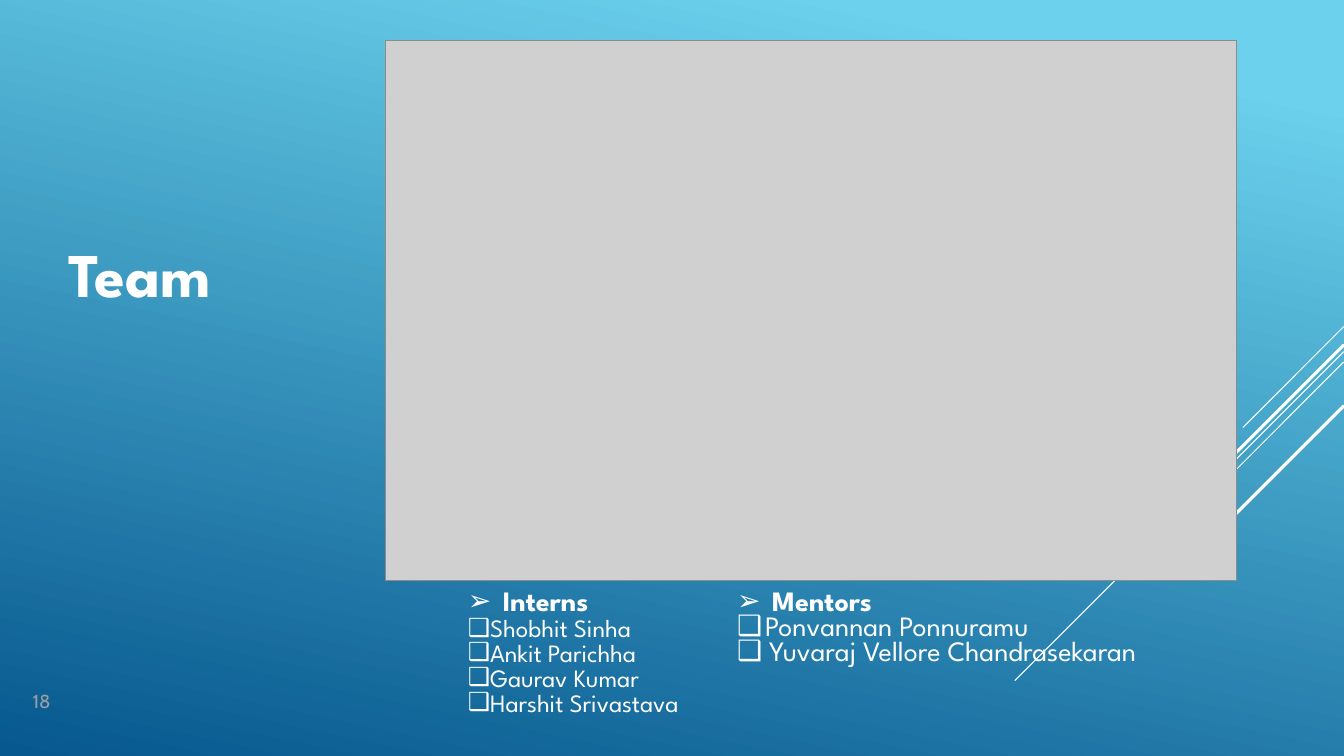
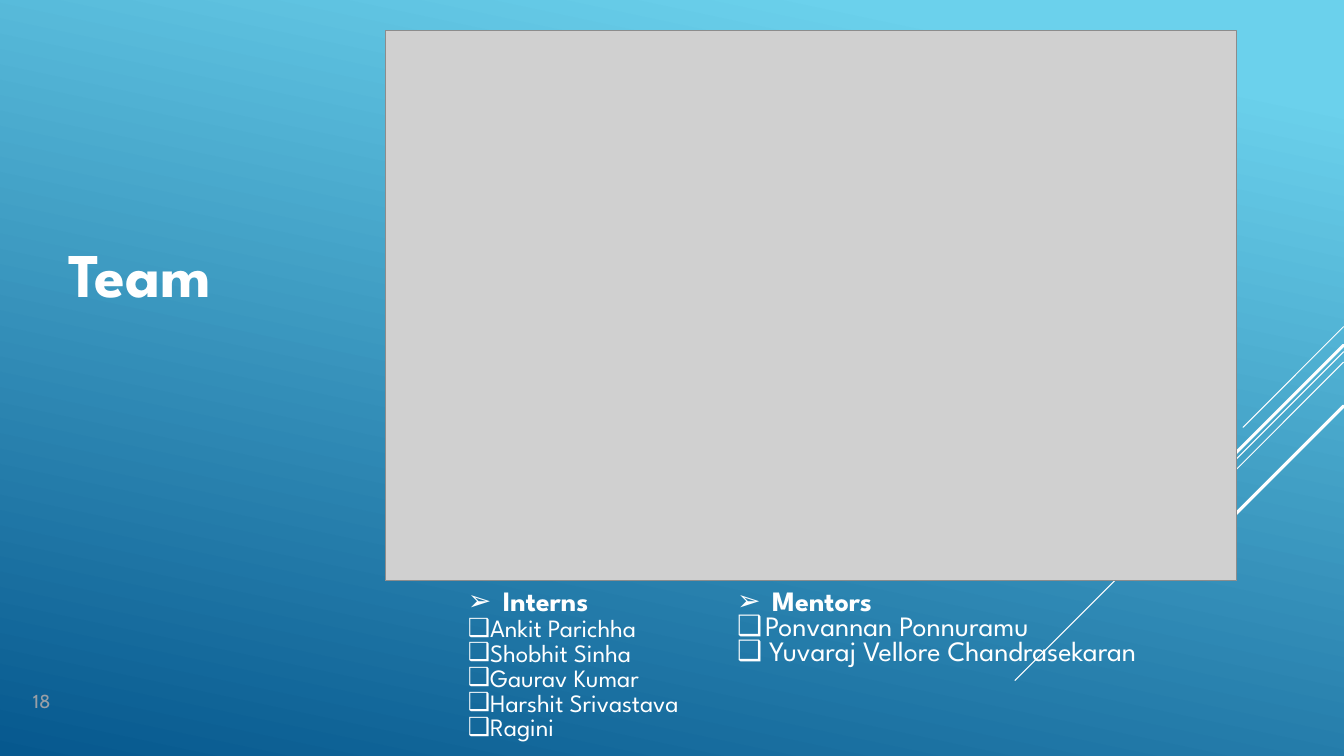
Before and after one commit to ankitparichha/NEWR, a slide deck: slide 19 of NEWPPT.pptx. Drawn at 1344x756 pixels with LibreOffice and Linux fonts; fonts in the diff are those of the drawing; grey boxes stand for pictures. Boxes give left, top, right and bottom in pixels: in the first picture for what was removed or moved away, otherwise in the second. Text is boxed around its words. In the diff, an @@ line names an element or a change of style, - is before the commit and + after.

```diff
--- a/NEWPPT.pptx
+++ b/NEWPPT.pptx
@@ picture: place and size @@
-picture at (385,40,1237,581)
+picture at (385,31,1237,582)
@@ text at (490,620,636,638): paragraph added @@
+❑ Ankit Parichha
@@ text at (490,637,636,663): paragraph removed @@
-❑ Ankit Parichha
@@ text at (490,711,554,742): paragraph added @@
+❑ Ragini
```
Also in this commit, not shown: 6 other slides changed.
